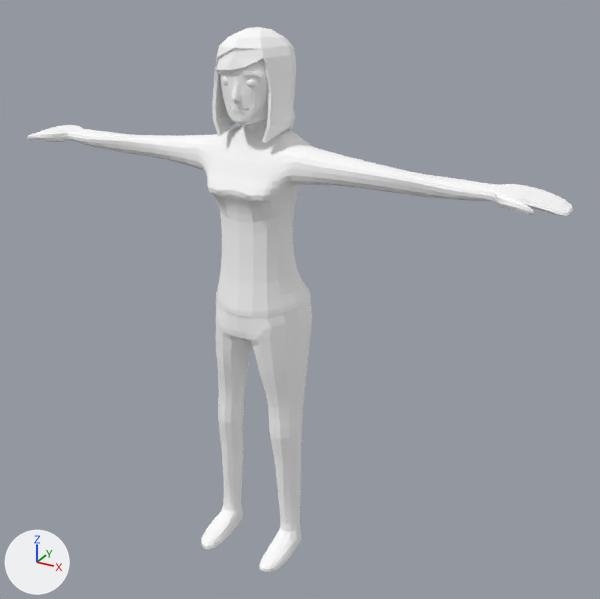
An edit to the glTF model frontend/assets/models3d/packs/quaternius-fbx/smooth_female_tank_top.glb, drawn before and after from the same camera.
Rendered twice from a 50 mm camera at (1.39, -2.23, 2.12) aimed at (0.13, 0.07, 0.97). Lighting does not change. The marker at lower left points along +X, +Y and +Z. The first picture is the older version. Where no turn or scale is listed for an object, it has been applied to the vertices.

Script lines for the objects in view, before the commit:
```python
mat_material_0 = principled_material('Material_0')
mat_material_0.base_color = (1.0, 1.0, 1.0)  # white #ffffff
mat_material_0.roughness = 0.85
mat_material_1 = principled_material('Material_1')
mat_material_1.base_color = (1.0, 1.0, 1.0)  # white #ffffff
mat_material_1.roughness = 0.85
mat_material_2 = principled_material('Material_2')
mat_material_2.base_color = (1.0, 1.0, 1.0)  # white #ffffff
mat_material_2.roughness = 0.85
mat_material_3 = principled_material('Material_3')
mat_material_3.base_color = (1.0, 1.0, 1.0)  # white #ffffff
mat_material_3.roughness = 0.85
mat_material_5 = principled_material('Material_5')
mat_material_5.base_color = (1.0, 1.0, 1.0)  # white #ffffff
mat_material_5.roughness = 0.85
mat_material_6 = principled_material('Material_6')
mat_material_6.base_color = (1.0, 1.0, 1.0)  # white #ffffff
mat_material_6.roughness = 0.85
me_mesh_0 = bpy.data.meshes.new('Mesh_0')
me_mesh_0.from_pydata(...)  # 3204 vertices, 6383 faces; spans x -0.99..0.99, y -0.21..0.16, z -0.01..1.86
# faces by material slot: [1064, 3520, 400, 532, 300, 407, 160]
me_mesh_0.materials.append(mat_material_0)  # white #ffffff
me_mesh_0.materials.append(mat_material_1)  # white #ffffff
me_mesh_0.materials.append(mat_material_2)  # white #ffffff
me_mesh_0.materials.append(mat_material_3)  # white #ffffff
me_mesh_0.materials.append(mat_material_4)  # white #ffffff
me_mesh_0.materials.append(mat_material_5)  # white #ffffff
me_mesh_0.materials.append(mat_material_6)  # white #ffffff
ob_basehuman000 = bpy.data.objects.new('BaseHuman000', me_mesh_0)
ob_basehuman000.location = (0.0, 0.0, 0.0)
```
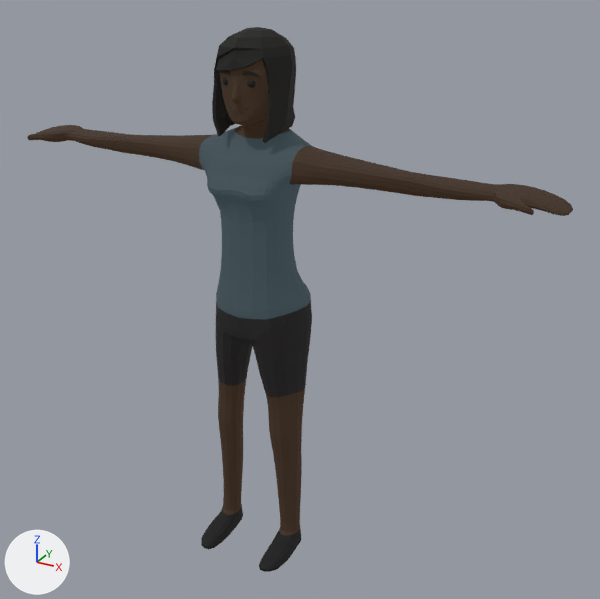
Location of each change, [x1, y1, x2, y2] in pixels of the pictures (600 x 599 px):
'BaseHuman000', recoloured, surface changed (darker)
    both: [27, 27, 573, 572]

What the commit changed:
Material 'Material_0' (mat_material_0) changes colour from white #ffffff to dark cyan #2a373b; in linear values from (1.0, 1.0, 1.0) to (0.0228, 0.0376, 0.0443).
In material 'Material_0' (mat_material_0), emission_color is now set to (0.0228, 0.0376, 0.0443), dark cyan #2a373b.
In material 'Material_0' (mat_material_0), emission_strength is now set to 1.0.
Material 'Material_1' (mat_material_1) changes colour from white #ffffff to black #281a0e; in linear values from (1.0, 1.0, 1.0) to (0.0214, 0.0105, 0.0045).
In material 'Material_1' (mat_material_1), emission_color is now set to (0.0214, 0.0105, 0.0045), black #281a0e.
In material 'Material_1' (mat_material_1), emission_strength is now set to 1.0.
Material 'Material_2' (mat_material_2) changes colour from white #ffffff to black #0f0e0e; in linear values from (1.0, 1.0, 1.0) to (0.00497, 0.00421, 0.00421).
In material 'Material_2' (mat_material_2), emission_color is now set to (0.00497, 0.00421, 0.00421), black #0f0e0e.
In material 'Material_2' (mat_material_2), emission_strength is now set to 1.0.
Material 'Material_3' (mat_material_3) changes colour from white #ffffff to black #060606; in linear values from (1.0, 1.0, 1.0) to (0.00197, 0.00197, 0.00197).
Material 'Material_5' (mat_material_5) changes colour from white #ffffff to black #070604; in linear values from (1.0, 1.0, 1.0) to (0.00211, 0.00192, 0.00122).
In material 'Material_5' (mat_material_5), emission_color is now set to (0.00211, 0.00192, 0.00122), black #070604.
In material 'Material_5' (mat_material_5), emission_strength is now set to 1.0.
Material 'Material_6' (mat_material_6) changes colour from white #ffffff to black #060606; in linear values from (1.0, 1.0, 1.0) to (0.00197, 0.00197, 0.00197).
